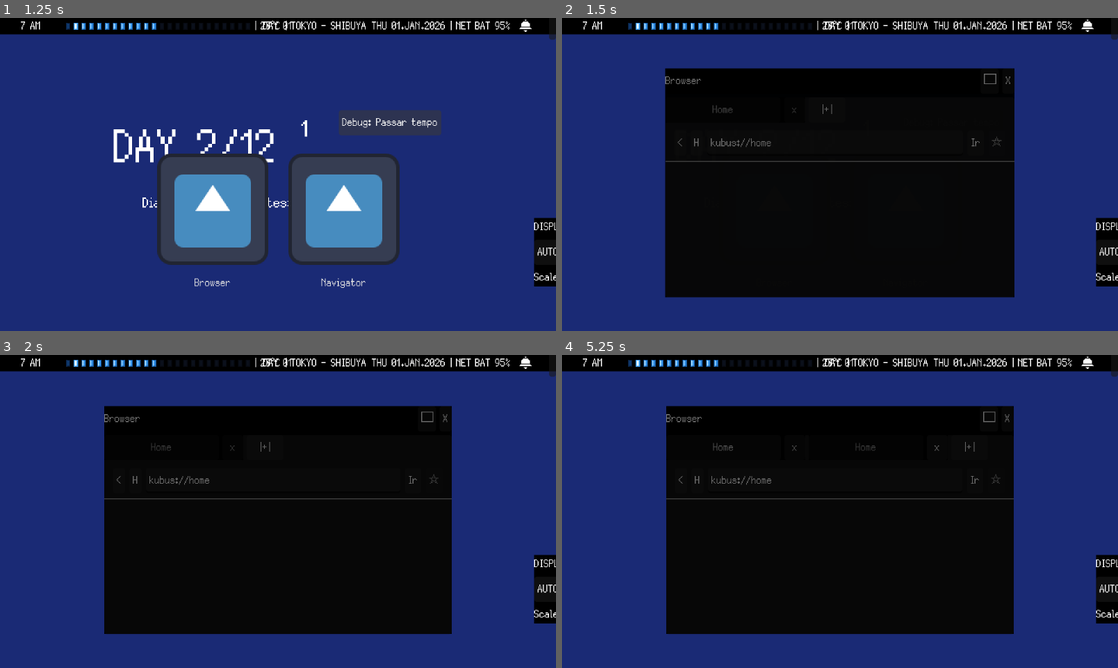
Above: before the commit, frames 1-4 (two rows, left to right).
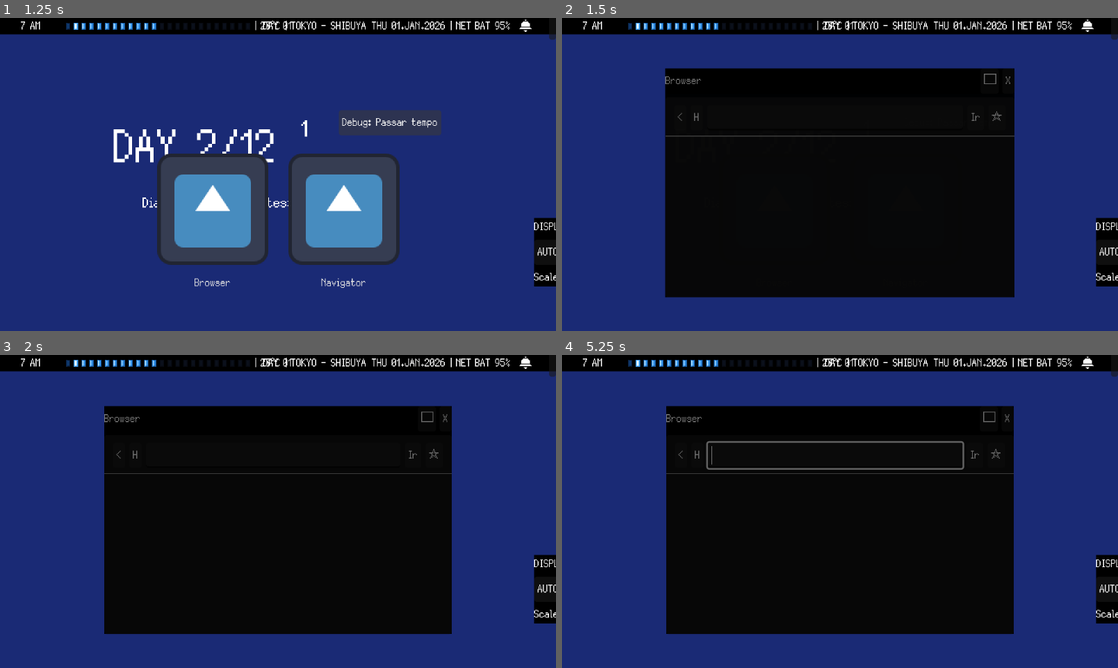
Above: after the commit, the same moments.

Repository: GYU-GAZE/NULL-NETWORK
Game: Godot game, scene res://core/main.tscn
Same seed, same stepped clock (60 frames per second), same inputs: the game is played once before the commit and once after it. The engine's default icon, where the game draws it, is replaced by a stand-in: a white triangle on a blue panel in a dark square.
Inputs (mouse positions are in pixels of both pictures, inside the frame that each line leads up to):
- Up to frame 1 (1.25 s): click "Debug: Passar tempo" at 0.5 s
- Up to frame 2 (1.5 s): click "Browser" at 1.25 s
- Up to frame 3 (2 s): no input
- Up to frame 4 (5.25 s): click "Navigator" at 2 s; click "AUTO" at 2.75 s; click "□" at 3.5 s; click "❐" at 4.25 s; click (828, 448) at 5 s, where only the run before the commit has a clickable "|+|"

Frame 1 is identical in both runs. In frame 2, 0.7% of the frame differs, in the area x 18-82%, y 27-46%; in frame 3, 0.7%; in frame 4, 1.4%, in the area x 18-82%, y 27-47%.
Error before the commit: Invalid access to property or key 'custom_site_scene' on a base object of type 'Resource (WebsitePage)'. (res://apps/browser/browser.gd:261)
Error after the commit: Invalid call. Nonexistent function 'clear_custom_site_state' in base 'Resource (BrowserTabData)'. (res://apps/browser/browser.gd:357)

Commit message:
Rename browser tab site state

Diff:
--- a/data/templates/browser_tab_data.gd
+++ b/data/templates/browser_tab_data.gd
@@ -7,7 +7,7 @@
 
 var history: Array[String] = []
 var history_index: int = -1
-var custom_site_state: Dictionary = {}
+var site_state: Dictionary = {}
 
 
 func navigate_to(url: String, title: String = "", icon: Texture2D = null) -> void:
@@ -19,7 +19,6 @@
 
 	history.append(url)
 	history_index = history.size() - 1
-
 	current_url = url
 
 	set_page_title(title)
@@ -53,15 +52,12 @@
 
 
 func set_page_title(title: String) -> void:
-	if title.is_empty():
-		page_title = current_url
-	else:
-		page_title = title
+	page_title = current_url if title.is_empty() else title
 
 
 func set_favicon(icon: Texture2D) -> void:
 	favicon = icon
 
 
-func clear_custom_site_state() -> void:
-	custom_site_state = {}
+func clear_site_state() -> void:
+	site_state = {}
